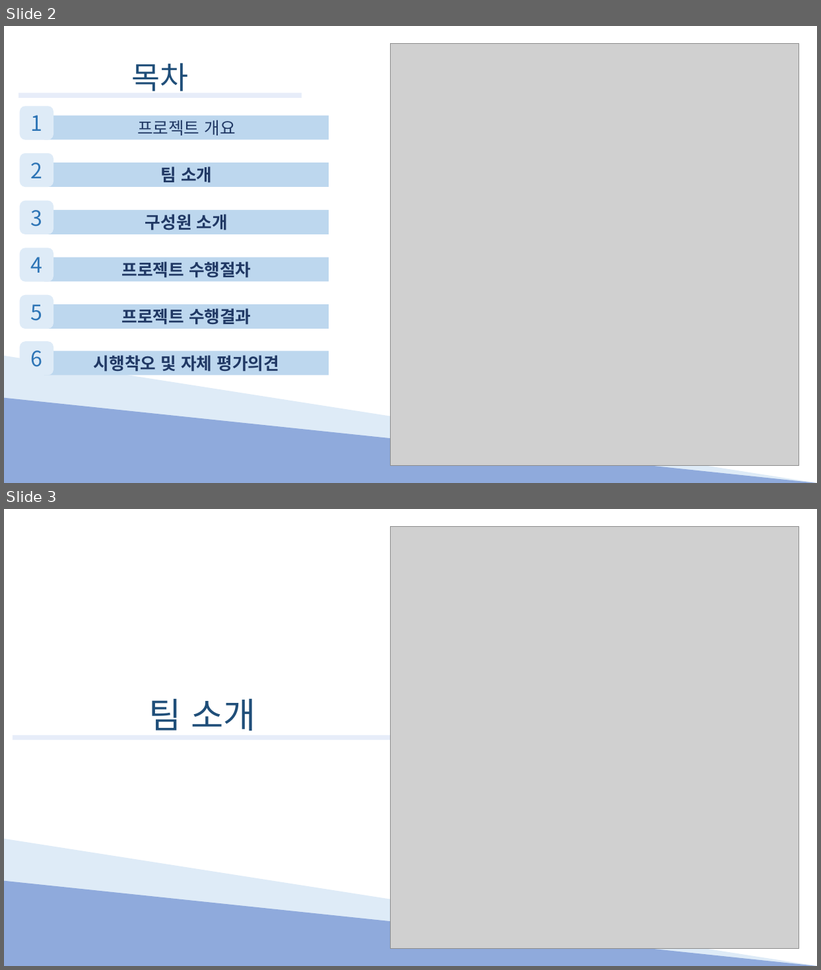
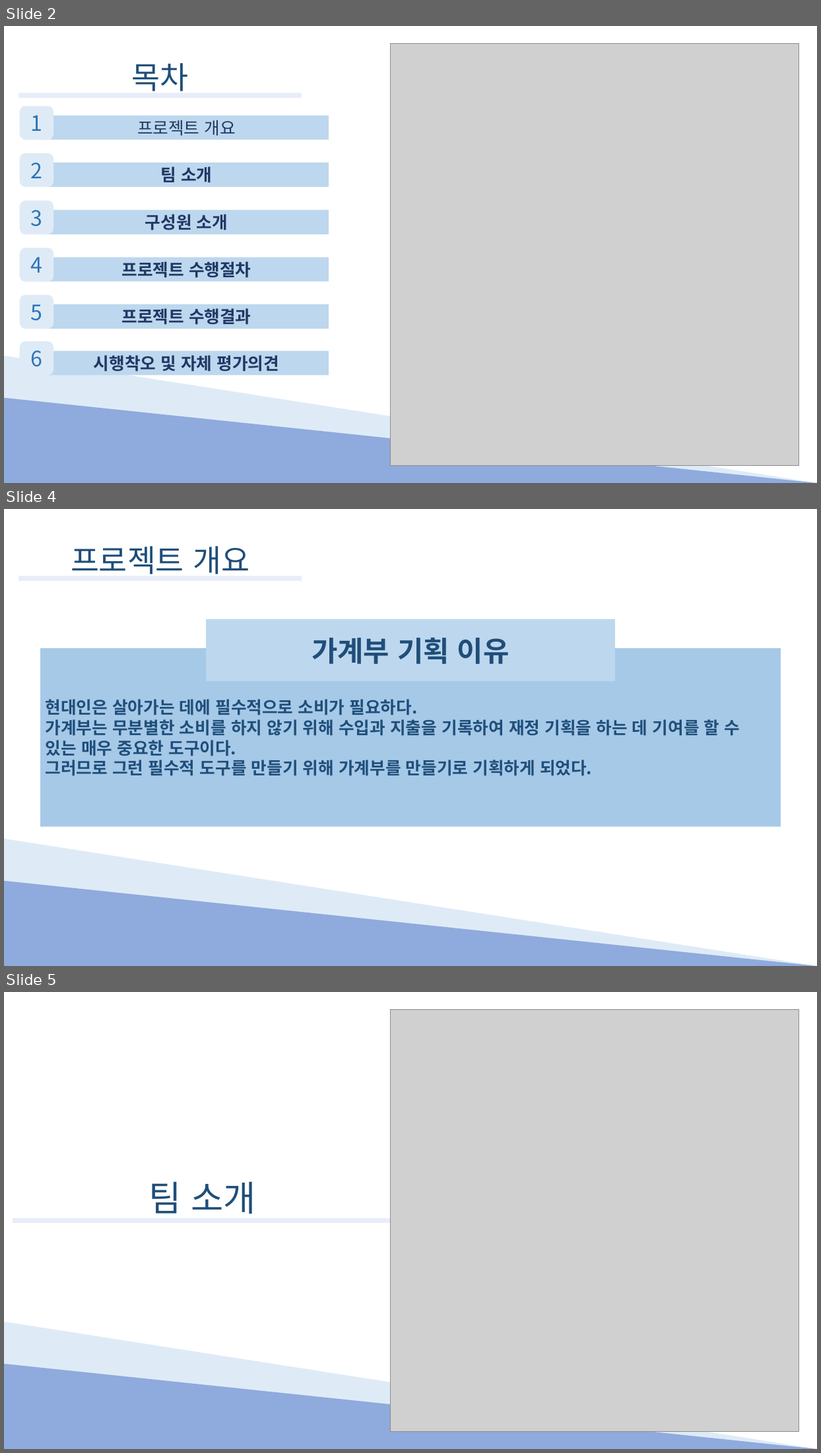
Before and after one commit to Hyno2/C-project, a slide deck: PPT/System.pptx. Shown one above the other, each under a label of ours: slides 2 and 3 before the commit, slides 2, 4 and 5 after it; the slides between them are not shown. The pictures are 821x970 and 821x1453 pixels, drawn with LibreOffice and Linux fonts; fonts in the diff are those of the drawing; grey boxes stand for pictures. Boxes give left, top, right and bottom in pixels: in the first picture for what was removed or moved away, otherwise in the second. Text is boxed around its words. In the diff, an @@ line names an element or a change of style, - is before the commit and + after.

Commit message:
ppt

```diff
--- a/PPT/System.pptx
+++ b/PPT/System.pptx
@@ slide 4 added at [4,509,817,966], background #FFFFFF @@
@@ text added at [71,546,250,574], 43.7 pt, text #1F4E79 @@
+프로젝트 개요
@@ rectangle added at [19,576,301,581], fill #E7EDF9 @@
@@ rectangle added at [206,619,615,681], fill #BDD7EE, 40 pt, text #1F4E79, bold @@
+가계부 기획 이유
@@ rectangle added at [40,648,781,826], fill #A6C9E8, 24 pt, text #1F4E79, bold @@
+현대인은 살아가는 데에 필수적으로 소비가 필요하다.
+가계부는 무분별한 소비를 하지 않기 위해 수입과 지출을 기록하여 재정 기획을 하는 데 기여를 할 수 있는 매우 중요한 도구이다.
+그러므로 그런 필수적 도구를 만들기 위해 가계부를 만들기로 기획하게 되었다.
@@ right triangle added at [4,839,817,966], fill #DEEBF7 @@
@@ right triangle added at [4,881,817,966], fill #8FAADC @@
@@ what was slide 3 is now slide 5 @@
```
Also in this commit, not shown: 1 other slide added.
